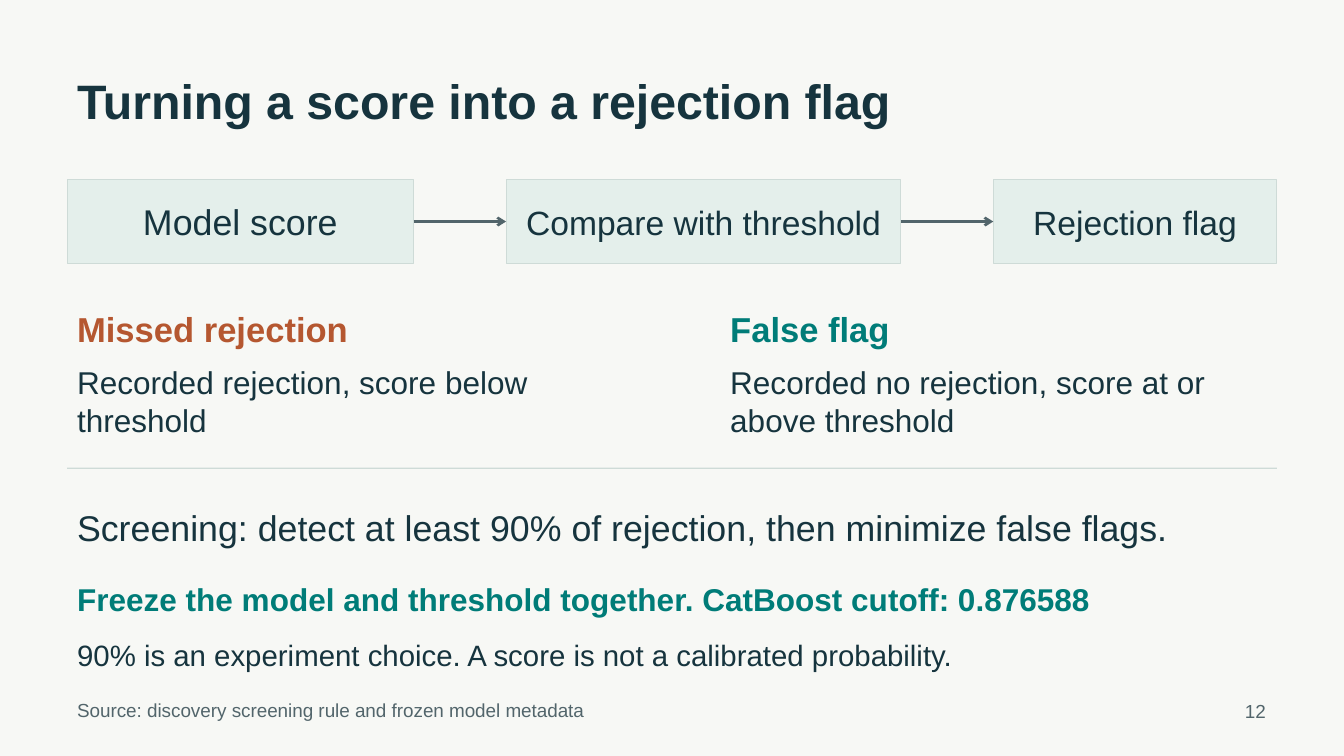
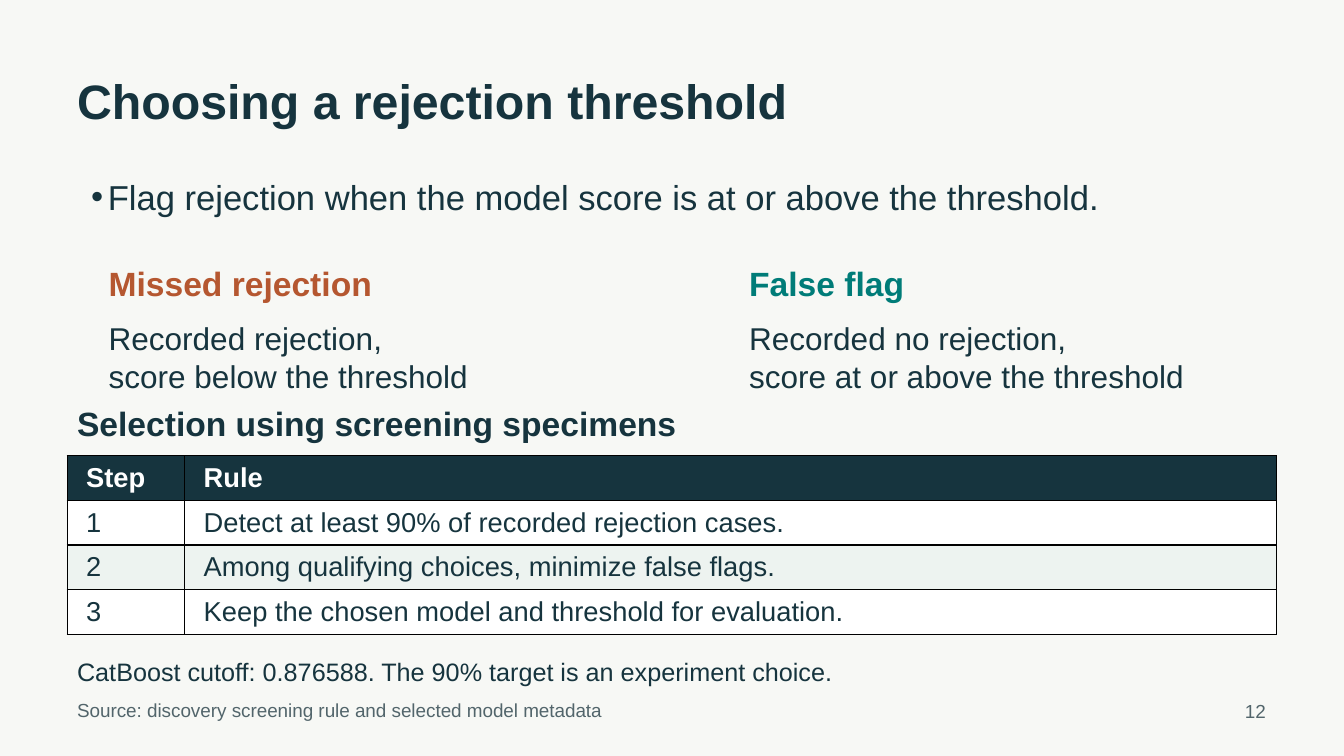
Before and after one commit to ca34525/Kidney-Biopsy-Rejection-Classifier, a slide deck: slide 12 of presentation/unos_kidney_biopsy.pptx. Drawn at 1344x756 pixels with LibreOffice and Linux fonts; fonts in the diff are those of the drawing. Boxes give left, top, right and bottom in pixels: in the first picture for what was removed or moved away, otherwise in the second. Text is boxed around its words. In the diff, an @@ line names an element or a change of style, - is before the commit and + after.

Commit message:
Refine presentation structure, wording, and speaking script

```diff
--- a/presentation/unos_kidney_biopsy.pptx
+++ b/presentation/unos_kidney_biopsy.pptx
@@ text at (77,84,787,129): text changed @@
-Turning a score into a rejection flag
+Choosing a rejection threshold
@@ text "Flag rejection when the model ...": place and size @@
-text "Flag rejection when the model ..." at (68,179,414,263)
+text "Flag rejection when the model ..." at (108,185,1099,217)
@@ text "Flag rejection when the model ..." at (108,185,1099,217): vertical alignment middle to top; fill #E4EFEB to none; outline #CEDBD7 0.75 pt to none @@
@@ rectangle removed at (506,179,901,263) @@
-Compare with threshold
@@ rectangle removed at (993,179,1276,263) @@
-Rejection flag
@@ text at (108,185,1099,217): text changed; size 25.5 to 24.8 pt @@
-Model score
+• Flag rejection when the model score is at or above the threshold.
@@ arrow removed from (413, 222) to (506, 222) @@
@@ arrow removed from (901, 222) to (993, 222) @@
@@ text "Missed rejection" at (109,271,372,303): size 24.8 to 24 pt @@
@@ text "Missed rejection": place and size @@
-text "Missed rejection" at (77,317,348,349)
+text "Missed rejection" at (109,271,372,303)
@@ text "False flag": place and size @@
-text "False flag" at (730,317,889,349)
+text "False flag" at (749,271,904,303)
@@ text "False flag" at (749,271,904,303): size 24.8 to 24 pt @@
@@ text at (109,327,468,389): text changed @@
-Recorded rejection, score below threshold
+Recorded rejection,
+score below the threshold
@@ text at (749,327,1184,389): text changed @@
-Recorded no rejection, score at or above threshold
+Recorded no rejection,
+score at or above the threshold
@@ text added at (77,411,676,443), 24 pt, text #16343E, bold @@
+Selection using screening specimens
@@ line removed from (68, 469) to (1277, 469) @@
@@ table added at (68,456,1277,634), 4 rows, 2 columns @@
+Step | Rule
+1 | Detect at least 90% of recorded rejection cases.
+2 | Among qualifying choices, minimize false flags.
+3 | Keep the chosen model and threshold for evaluation.
@@ text removed at (77,515,1167,549) @@
-Screening: detect at least 90% of rejection, then minimize false flags.
@@ text removed at (77,588,1089,617) @@
-Freeze the model and threshold together. CatBoost cutoff: 0.876588
@@ text at (77,662,832,686): text changed; size 21 to 18 pt @@
-90% is an experiment choice. A score is not a calibrated probability.
+CatBoost cutoff: 0.876588. The 90% target is an experiment choice.
@@ text at (77,703,601,721): text changed @@
-Source: discovery screening rule and frozen model metadata
+Source: discovery screening rule and selected model metadata
```
Also in this commit, not shown: 26 other slides changed, 40 other files.
